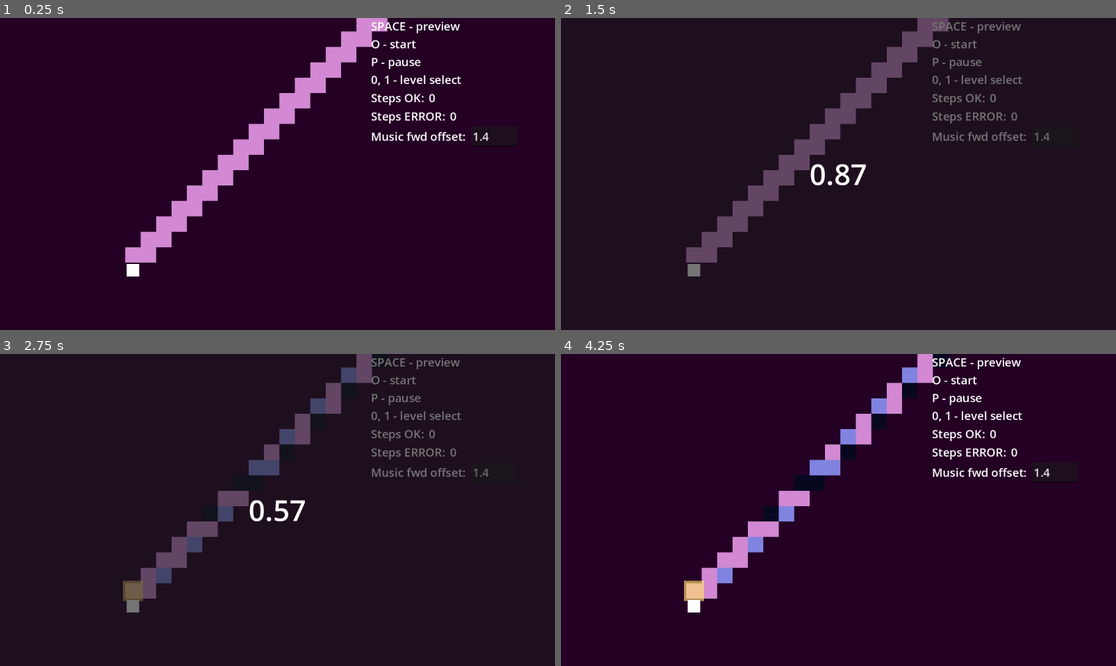
Above: before the commit, frames 1-4 (two rows, left to right).
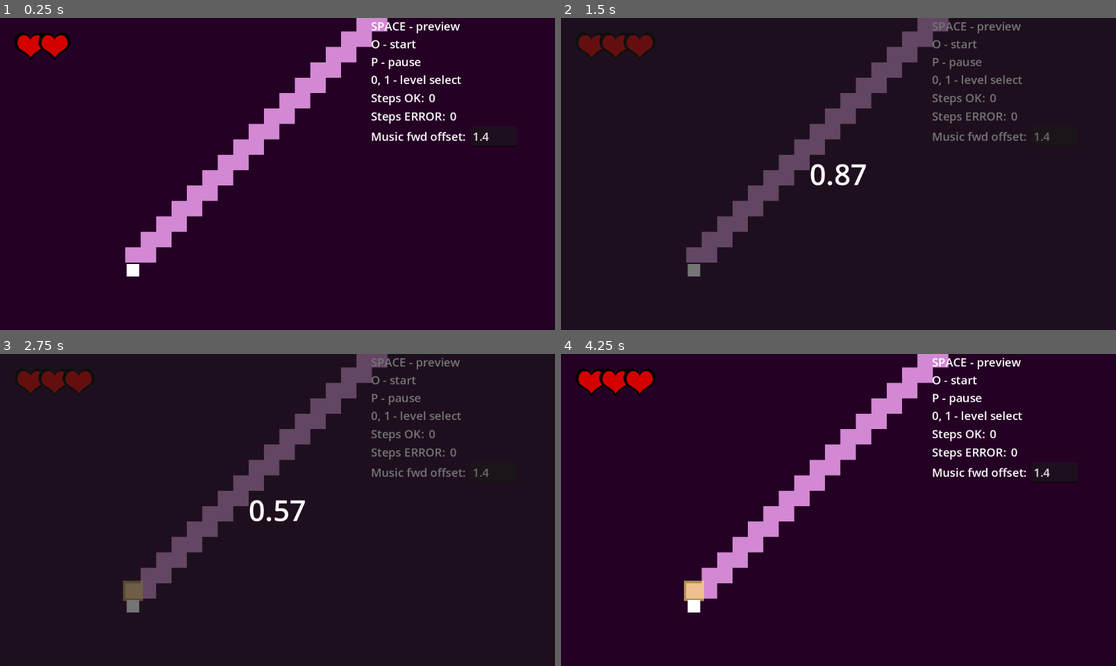
Above: after the commit, the same moments.

Repository: OatmealLick/gotta-go-fast
Game: Godot game, scene res://Game.tscn
Same seed, same stepped clock (60 frames per second), same inputs: the game is played once before the commit and once after it.
Inputs:
- Up to frame 1 (0.25 s): no input
- Up to frame 2 (1.5 s): tap Enter at 0.5 s; hold D (move_right) 0.53-1.28 s; tap O (start_level) at 0.6 s; tap Space (start_preview) at 0.8, 1.35 s; hold S (move_down) from 1.28 s (still down)
- Up to frame 3 (2.75 s): tap P (stop_level) at 1.55, 2.1 s; release S (move_down) at 2.03 s; hold D (move_right) from 2.03 s (still down); tap O (start_level) at 2.3 s
- Up to frame 4 (4.25 s): release D (move_right) at 2.78 s; hold W (move_up) 2.78-3.53 s; tap 0 (select_level_0) at 2.85 s; tap Space (start_preview) at 3.05 s; hold A (move_left) from 3.53 s (still down); tap 1 (select_level_1) at 3.6 s; tap P (stop_level) at 3.8 s; tap R (reset_level, bound only after the commit) at 4.15 s

The runs differ from the first frame. In frame 1, 0.6% of the frame differs, in the area x 2-13%, y 4-14%; in frame 2, 0.6%; in frame 3, 2.6%; in frame 4, 3.0%, in the area x 2-70%, y 0-74%.

Commit message:
Add lives

Diff:
--- /dev/null
+++ b/DamageOverlay.gd
@@ -0,0 +1,28 @@
+extends NinePatchRect
+class_name DamageOverlay
+
+@export var duration := 0.4
+@export var player: Player
+
+var timer := 0.0
+var active := false
+
+func _ready():
+	player.lose_life.connect(_on_damage_taken)
+
+func _process(delta):
+	if not active:
+		return
+
+	timer += delta
+	if timer >= duration:
+		active = false
+		modulate.a = 0.0
+	else:
+		var percentage = 1.0 - (timer / duration)
+		modulate.a = percentage
+
+
+func _on_damage_taken():
+	active = true
+	timer = 0.0
--- /dev/null
+++ b/DeathOverlay.gd
@@ -0,0 +1,17 @@
+extends NinePatchRect
+
+@export var player: Player
+
+@onready var rect := $"ColorRect"
+
+func _ready():
+	player.lose_last_life.connect(_on_lose_last_life)
+
+func _on_lose_last_life():
+	visible = true
+	var tween = create_tween()
+	tween.tween_property(rect, "modulate", Color(Color.BLACK, 1.0), Global.DeathTimer).set_trans(Tween.TRANS_CUBIC).set_ease(Tween.EASE_OUT)
+	tween.tween_callback(_set_not_visible)
+
+func _set_not_visible():
+	visible = false
--- a/Game.tscn
+++ b/Game.tscn
@@ -7,17 +7,22 @@
 [ext_resource type="PackedScene" uid="uid://cy6kq5rbcb2rj" path="res://tile.tscn" id="3_ihupg"]
 [ext_resource type="Script" path="res://Ui.gd" id="6_2m2xe"]
 [ext_resource type="Theme" uid="uid://bwgtaob7copfl" path="res://DefaultTheme.tres" id="6_wp86i"]
+[ext_resource type="Texture2D" uid="uid://chuq2sx65y21o" path="res://heart-outline.png" id="7_jt44a"]
+[ext_resource type="Texture2D" uid="uid://cg84qhc5fffon" path="res://overlay.png" id="8_eoq8e"]
+[ext_resource type="Script" path="res://DamageOverlay.gd" id="9_qtkkv"]
+[ext_resource type="Script" path="res://DeathOverlay.gd" id="11_da7pa"]
 
 [node name="Game" type="Node"]
 
 [node name="AudioStreamPlayer" type="AudioStreamPlayer" parent="."]
-volume_db = -24.249
-
-[node name="Levels" type="Node2D" parent="." node_paths=PackedStringArray("audio_player", "song_delay_label", "ui")]
+volume_db = -24.0
+
+[node name="Levels" type="Node2D" parent="." node_paths=PackedStringArray("audio_player", "song_delay_label", "ui", "player")]
 script = ExtResource("1_6ghmn")
 audio_player = NodePath("../AudioStreamPlayer")
 song_delay_label = NodePath("../CanvasLayer/UI/HBoxContainer/Right/SongDelay/MusicOffset")
 ui = NodePath("../CanvasLayer/UI")
+player = NodePath("../Player")
 
 [node name="camptown_races_182904" parent="Levels" instance=ExtResource("1_012u4")]
 visible = false
@@ -710,7 +715,7 @@
 
 [node name="CanvasLayer" type="CanvasLayer" parent="."]
 
-[node name="UI" type="Control" parent="CanvasLayer"]
+[node name="UI" type="Control" parent="CanvasLayer" node_paths=PackedStringArray("player", "levels")]
 layout_mode = 3
 anchors_preset = 15
 anchor_right = 1.0
@@ -718,6 +723,8 @@
 grow_horizontal = 2
 grow_vertical = 2
 script = ExtResource("6_2m2xe")
+player = NodePath("../../Player")
+levels = NodePath("../../Levels")
 metadata/_edit_use_anchors_ = true
 
 [node name="HBoxContainer" type="HBoxContainer" parent="CanvasLayer/UI"]
@@ -731,6 +738,29 @@
 [node name="Left" type="VBoxContainer" parent="CanvasLayer/UI/HBoxContainer"]
 layout_mode = 2
 size_flags_horizontal = 3
+
+[node name="MarginContainer" type="MarginContainer" parent="CanvasLayer/UI/HBoxContainer/Left"]
+layout_mode = 2
+theme_override_constants/margin_left = 30
+theme_override_constants/margin_top = 30
+
+[node name="Lives" type="Control" parent="CanvasLayer/UI/HBoxContainer/Left/MarginContainer"]
+layout_mode = 2
+
+[node name="TextureRect" type="TextureRect" parent="CanvasLayer/UI/HBoxContainer/Left/MarginContainer/Lives"]
+layout_mode = 2
+offset_right = 333.0
+offset_bottom = 291.0
+scale = Vector2(0.2, 0.2)
+texture = ExtResource("7_jt44a")
+
+[node name="TextureRect2" type="TextureRect" parent="CanvasLayer/UI/HBoxContainer/Left/MarginContainer/Lives"]
+layout_mode = 2
+offset_left = 50.0
+offset_right = 383.0
+offset_bottom = 291.0
+scale = Vector2(0.2, 0.2)
+texture = ExtResource("7_jt44a")
 
 [node name="Middle" type="VBoxContainer" parent="CanvasLayer/UI/HBoxContainer"]
 layout_mode = 2
@@ -807,3 +837,45 @@
 theme = ExtResource("6_wp86i")
 theme_override_font_sizes/font_size = 60
 text = "3.00"
+
+[node name="DamageOverlay" type="NinePatchRect" parent="CanvasLayer" node_paths=PackedStringArray("player")]
+modulate = Color(1, 1, 1, 0)
+anchors_preset = 15
+anchor_right = 1.0
+anchor_bottom = 1.0
+grow_horizontal = 2
+grow_vertical = 2
+texture = ExtResource("8_eoq8e")
+region_rect = Rect2(0, 0, 1920, 1080)
+patch_margin_left = 384
+patch_margin_top = 324
+patch_margin_right = 384
+patch_margin_bottom = 324
+script = ExtResource("9_qtkkv")
+player = NodePath("../../Player")
+
+[node name="DeathOverlay" type="NinePatchRect" parent="CanvasLayer" node_paths=PackedStringArray("player")]
+visible = false
+anchors_preset = 15
+anchor_right = 1.0
+anchor_bottom = 1.0
+grow_horizontal = 2
+grow_vertical = 2
+texture = ExtResource("8_eoq8e")
+region_rect = Rect2(0, 0, 1920, 1080)
+patch_margin_left = 384
+patch_margin_top = 324
+patch_margin_right = 384
+patch_margin_bottom = 324
+script = ExtResource("11_da7pa")
+player = NodePath("../../Player")
+
+[node name="ColorRect" type="ColorRect" parent="CanvasLayer/DeathOverlay"]
+modulate = Color(1, 1, 1, 0)
+layout_mode = 1
+anchors_preset = 15
+anchor_right = 1.0
+anchor_bottom = 1.0
+grow_horizontal = 2
+grow_vertical = 2
+color = Color(0, 0, 0, 1)
--- a/Global.gd
+++ b/Global.gd
@@ -2,8 +2,16 @@
 
 var current_level = 1
 
+const LivesNumberPerLevel = {
+	0: 5,
+	1: 3
+}
+
+
 const Scale = 32
 const Eps = 0.001
+const DeathTimer := 0.4
+const MusicVolume := -24.0
 
 const TileDelay := 1.0 # unused
 
--- a/Level.gd
+++ b/Level.gd
@@ -45,6 +45,10 @@
 	previewing = false
 	preview_node.visible = false
 
+func reset():
+	for c in get_children():
+		(c as Tile).reset()
+
 func start():
 	for c in get_children():
 		(c as Tile).start()
--- a/Levels.gd
+++ b/Levels.gd
@@ -5,6 +5,7 @@
 @export var audio_player: AudioStreamPlayer
 @export var song_delay_label: LineEdit
 @export var ui: UserInterface
+@export var player: Player
 
 var music0 : AudioStream = preload("res://camptown_races_cut1.ogg")
 var music1 : AudioStream = preload("res://comfort-fit-sorry.ogg")
@@ -18,8 +19,8 @@
 	1: 1.4
 }
 
-
 signal level_selected
+signal level_reset
 signal level_started
 
 func _ready():
@@ -27,6 +28,8 @@
 	for c in get_children():
 		levels.append(c)
 	song_delay_label.text = str(music_offsets[Global.current_level])
+	levels[Global.current_level].reset()
+	player.lose_last_life.connect(_on_lose_last_life)
 
 
 func _process(delta):
@@ -37,19 +40,25 @@
 		_select_level(1)
 
 	if Input.is_action_just_pressed("start_level"):
+		_reset_level()
 		_delay_level()
 		await get_tree().create_timer(starting_panel_delay).timeout
-		_level().start()
+		levels[Global.current_level].start()
+		level_started.emit()
+
 
 	if Input.is_action_just_pressed("stop_level"):
 		if audio_player.playing:
 			audio_player.stop()
-		_level().stop()
+		levels[Global.current_level].stop()
+
+	if Input.is_action_just_pressed("reset_level"):
+		_reset_level()
 
 	if Input.is_action_just_pressed("start_preview"):
 		_delay_level()
 		await get_tree().create_timer(starting_panel_delay).timeout
-		_level().start_preview()
+		levels[Global.current_level].start_preview()
 
 
 func _select_level(number: int):
@@ -69,11 +78,22 @@
 func _delay_level():
 	var offset = music_offsets[Global.current_level]
 
-#	if song_delay_label:
-#		offset = float(song_delay_label.text)
+	if song_delay_label:
+		offset = float(song_delay_label.text)
 
 	audio_player.play(offset - starting_panel_delay)
 	ui.show_starting_panel(starting_panel_delay)
 
-func _level():
-	return levels[Global.current_level]
+func _on_lose_last_life():
+	if audio_player.playing:
+		var tween = create_tween()
+		tween.tween_property(audio_player, "volume_db", -50.0, Global.DeathTimer * 0.95).set_trans(Tween.TRANS_CUBIC).set_ease(Tween.EASE_OUT)
+	await get_tree().create_timer(Global.DeathTimer).timeout
+	audio_player.stop()
+	audio_player.volume_db = Global.MusicVolume
+	_reset_level()
+
+
+func _reset_level():
+	levels[Global.current_level].reset()
+	level_reset.emit()
--- a/Player.gd
+++ b/Player.gd
@@ -10,11 +10,17 @@
 @export var active: bool = true
 
 var initial_position := Vector2i(-320, 160)
+var lives = -1
+var invulnerable := false
+const invulnerable_duration := 1.0
+
+signal lose_life
+signal lose_last_life
 
 func _ready():
 	levels = get_node("/root/Game/Levels") as Levels
 	levels.level_selected.connect(_on_level_selected)
-	levels.level_started.connect(_on_level_started)
+	levels.level_reset.connect(_on_level_reset)
 	level = levels.get_child(Global.current_level)
 	for t in level.ordered_tiles:
 		t.made_deadly.connect(_on_made_deadly)
@@ -40,21 +46,44 @@
 	var grid_pos = Global.grid_pos(position)
 	var new_grid_pos = grid_pos + grid_pos_delta
 	if level.tiles.has(new_grid_pos):
-		# can only move on path
 		current_grid_pos = new_grid_pos
 		var new_world_pos = Global.world_pos(new_grid_pos)
 		position = new_world_pos
 		var tile = level.tiles.get(new_grid_pos) as Tile
 		print(tile.state)
 		if tile.state == Tile.DEADLY:
-			_increment_step(errorStepsLabel)
+			if not invulnerable:
+				_increment_step(errorStepsLabel)
+				_lose_life()
 		else:
 			_increment_step(okStepsLabel)
 
 
+func _lose_life():
+	invulnerable = true
+	if lives == 1:
+		lose_last_life.emit()
+	else:
+		lose_life.emit()
+	lives -= 1
+
+	var duration = invulnerable_duration if lives != 0 else Global.DeathTimer
+	var tween = create_tween()
+	var blinks = 10
+	var tenth = duration / float(blinks)
+	for i in range(blinks):
+		var color = Color.TRANSPARENT if i % 2 == 0 else Color.WHITE
+		tween.tween_callback(set_modulate.bind(color)).set_delay(tenth)
+
+	await get_tree().create_timer(duration).timeout
+	invulnerable = false
+
+
 func _on_made_deadly(grid_pos):
-	if grid_pos == current_grid_pos:
+	if grid_pos == current_grid_pos and not invulnerable:
 		_increment_step(errorStepsLabel)
+		_lose_life()
+
 
 func _on_level_selected():
 	for t in level.ordered_tiles:
@@ -66,8 +95,11 @@
 	_set_step(errorStepsLabel, 0)
 	position = initial_position
 
-func _on_level_started():
+func _on_level_reset():
+	_set_step(okStepsLabel, 0)
+	_set_step(errorStepsLabel, 0)
 	position = initial_position
+	lives = Global.LivesNumberPerLevel[Global.current_level]
 
 func _increment_step(label: Label):
 	var current = int(label.text)
--- a/Tile.gd
+++ b/Tile.gd
@@ -11,7 +11,6 @@
 @export var timer := 0.0
 @export var is_playing := false
 var original_position: Vector2
-@export var timeAdjusted: float
 @export var time_tile_next := -1.0
 
 signal made_deadly(grid_pos)
@@ -19,6 +18,11 @@
 @export var deadly_duration := 0.0
 @export var idle_duration := 0.0
 @export var idle_anti_duration := 0.0
+
+func reset():
+	_set_idle()
+	timer = Global.Period - float((int(1000*time) % int(1000*Global.Period)) / 1000.0)
+	is_playing = false
 
 func start():
 	is_playing = true
@@ -30,9 +34,6 @@
 	original_position = position
 	is_playing = false
 
-	timeAdjusted = Global.Period - float((int(1000*time) % int(1000*Global.Period)) / 1000.0)
-	timer = timeAdjusted
-#	_set_state_based_on_timer()
 	idle_duration = time_tile_next
 	idle_anti_duration = idle_duration + Global.AnticipationDuration
 	deadly_duration = Global.Period - idle_anti_duration
--- a/Ui.gd
+++ b/Ui.gd
@@ -4,10 +4,36 @@
 
 @onready var panel = $"PanelContainer"
 @onready var timer_label: Label = $"PanelContainer/CenterContainer/Label"
+@onready var lives_parent: Control = $"HBoxContainer/Left/MarginContainer/Lives"
+@onready var life_texture = preload("res://heart-outline.png")
+
+@export var player: Player
+@export var levels: Levels
+
+const life_texture_scale := Vector2(0.2, 0.2)
+const life_offset := 50
+const life_lose_duration := 1.0
+const life_lose_position_offset := 100
 
 var timer := 0.0
 var duration := 0.0
 var active := false
+
+func _ready():
+	player.lose_life.connect(_lose_life)
+	player.lose_last_life.connect(_lose_life)
+	levels.level_reset.connect(set_lives_for_level)
+
+func _process(delta):
+	if not active:
+		return
+
+	timer += delta
+	if timer >= duration:
+		hide_starting_panel()
+
+	timer_label.text = Global.to_str(duration - timer)
+
 
 func show_starting_panel(duration_seconds: float):
 	timer = 0.0
@@ -21,13 +47,29 @@
 	active = false
 	panel.visible = false
 
+func set_lives_for_level():
+	set_lives(Global.LivesNumberPerLevel[Global.current_level])
 
-func _process(delta):
-	if not active:
+func set_lives(number: int):
+	for c in lives_parent.get_children():
+		c.queue_free()
+
+	for i in range(number):
+		var new_life = TextureRect.new()
+		new_life.texture = life_texture
+		new_life.scale = life_texture_scale
+		new_life.position = Vector2i(i * life_offset, 0)
+		lives_parent.add_child(new_life)
+
+
+func _lose_life():
+	var lives_number = lives_parent.get_child_count()
+	if lives_number <= 0:
 		return
-
-	timer += delta
-	if timer >= duration:
-		hide_starting_panel()
-
-	timer_label.text = Global.to_str(duration - timer)
+	var life = lives_parent.get_child(lives_number - 1)
+	var pos = life.position + Vector2(0, -life_lose_position_offset)
+	var tween = create_tween().set_parallel(true)
+	tween.tween_property(life, "scale", Vector2(0.3, 0.3), life_lose_duration)
+	tween.tween_property(life, "position", pos, life_lose_duration).set_trans(Tween.TRANS_CUBIC).set_ease(Tween.EASE_OUT)
+	tween.tween_property(life, "modulate", Color(Color.WHITE, 0.0), life_lose_duration)
+	tween.chain().tween_callback(life.queue_free)
--- a/project.godot
+++ b/project.godot
@@ -71,6 +71,11 @@
 "events": [Object(InputEventKey,"resource_local_to_scene":false,"resource_name":"","device":-1,"window_id":0,"alt_pressed":false,"shift_pressed":false,"ctrl_pressed":false,"meta_pressed":false,"pressed":false,"keycode":0,"physical_keycode":49,"key_label":0,"unicode":49,"echo":false,"script":null)
 ]
 }
+reset_level={
+"deadzone": 0.5,
+"events": [Object(InputEventKey,"resource_local_to_scene":false,"resource_name":"","device":-1,"window_id":0,"alt_pressed":false,"shift_pressed":false,"ctrl_pressed":false,"meta_pressed":false,"pressed":false,"keycode":0,"physical_keycode":82,"key_label":0,"unicode":114,"echo":false,"script":null)
+]
+}
 
 [rendering]
 
Not shown: 1 places in Game.tscn that only renumber resources
Binary file added: heart-outline.png
Not shown, added: heart-outline.png.import
Binary file added: heart.png
Not shown, added: heart.png.import
Binary file added: overlay.png
Not shown, added: overlay.png.import
